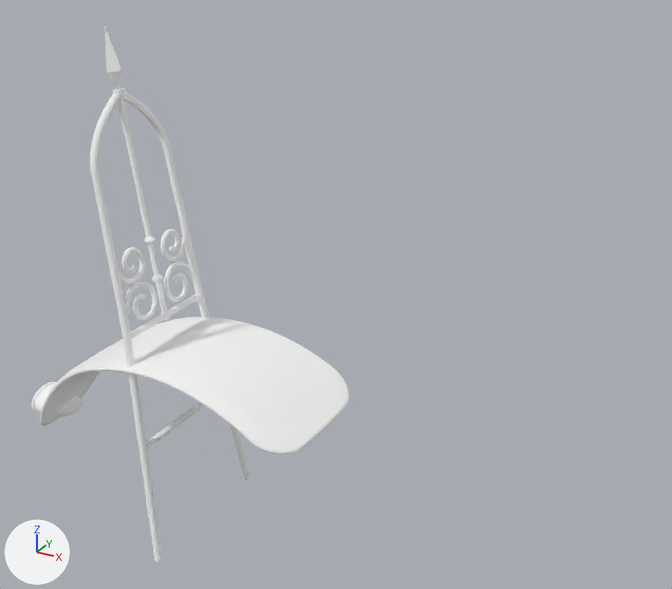
An edit to the glTF model Data/BikesV2/kits/lodestar_chopper__tail1.glb, drawn before and after from the same camera.
One viewpoint serves both versions: a 50 mm lens placed at (0.817, -1.037, 1.345), pointed at (0.216, 0.055, 0.799). The lights are fixed; the arrows at lower left show +X, +Y and +Z. The older version comes first. Vertices at exactly the same position are counted once.

Names of what the first picture shows: 'lodestar_chopper__tail1'.
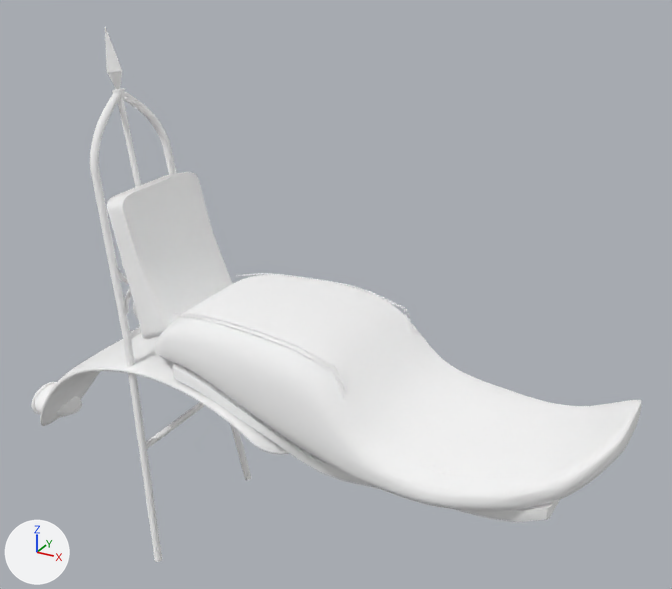
Where the change shows, as pixel boxes (x1, y1, x2, y2) in the pictures (672 x 589 px):
'lodestar_chopper__tail1', reshaped
    before: (31, 27, 349, 562)
    after: (31, 27, 641, 562)
part 1 of me_mesh_0, added
    after: (107, 172, 641, 522)

The edits, one by one:
Material 's105' (mat_s105) is new.
Its base color is (1.0, 1.0, 1.0) (white #ffffff).
Its metallic is 1.0.
Its roughness is 1.0.
Material 's012' (mat_s012) is new.
Its base color is (1.0, 1.0, 1.0) (white #ffffff).
Its metallic is 1.0.
Its roughness is 1.0.
me_mesh_0 is used by ob_lodestar_chopper__tail1; location (0.0, 0.0, 0.0).
me_mesh_0 had 13137 vertices, 26072 faces and spanned x -0.363..0.23, y -0.134..0.134, z 0.359..1.162.
me_mesh_0 now has 21422 vertices, 35400 faces and spans x -0.363..0.664, y -0.147..0.147, z 0.359..1.162.
me_mesh_0 part 1: 8285 vertices added at x -0.088..0.664, y -0.147..0.147, z 0.606..0.944.
me_mesh_0 gains material mat_s012 (white #ffffff).
me_mesh_0 gains material mat_s105 (white #ffffff).
